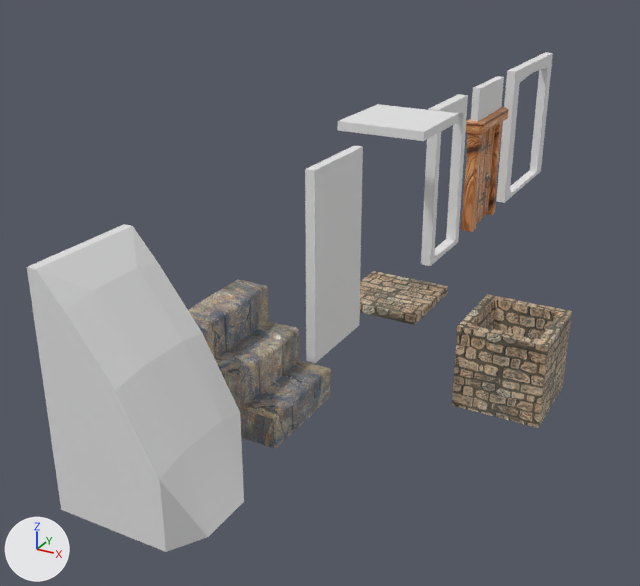
Renders of the COLLADA model Resources/Collada/Scenery/ModularDungeon/Assets.dae from each side of a commit.
Both versions are drawn from a camera (50 mm lens) standing at (7.82, -17.83, 8.49) and looking at (-1.72, -0.48, -0.19). The axes (+X, +Y, +Z) are drawn at lower left. The lights are the same throughout. Where no turn or scale is listed for an object, it has been applied to the vertices.

Before the edit, the objects in view are built like this:
```python
me_dn_door_1_wall = bpy.data.meshes.new('Dn_Door_1_Wall')
me_dn_door_1_wall.from_pydata(...)  # a box spanning x -0.1..0.1, y -1.0..1.0, z 3.06..4.0
me_dn_door_1_wall.materials.append(mat_material_wall)  # its picture is missing
me_dn_landslide_1 = bpy.data.meshes.new('Dn_Landslide_1')
me_dn_landslide_1.from_pydata(...)  # 40 vertices, 76 faces; spans x -1.0..1.34, y -1.0..1.0, z 0.0..4.0
me_dn_landslide_1.materials.append(mat_material_landslide)  # its picture is missing
me_dn_wall_1 = bpy.data.meshes.new('Dn_Wall_1')
me_dn_wall_1.from_pydata(...)  # a box spanning x -0.1..0.1, y -1.0..1.0, z 0.0..4.0
me_dn_wall_1.materials.append(mat_material_base)  # its picture is missing
ob_dn_door_1_wall = bpy.data.objects.new('Dn_Door_1_Wall', me_dn_door_1_wall)
ob_dn_door_1_wall.location = (0.0, 6.0, 0.0)
ob_dn_landslide_1 = bpy.data.objects.new('Dn_Landslide_1', me_dn_landslide_1)
ob_dn_landslide_1.location = (0.0, -9.0, 0.0)
ob_dn_wall_1 = bpy.data.objects.new('Dn_Wall_1', me_dn_wall_1)
ob_dn_wall_1.location = (0.0, -3.0, 0.0)
# also in view: 'Dn_Door_1' at (0.0, 6.0, 1.4); 'Dn_Trap_1' at (3.0, 0.0, -1.0); 'Dn_Floor_1' at (0.0, 0.0, -0.1); 'Dn_Door_3' at (0.0, 10.0, 2.0); 'Dn_Stairs_1' at (0.01, -6.0, 1.0)
```
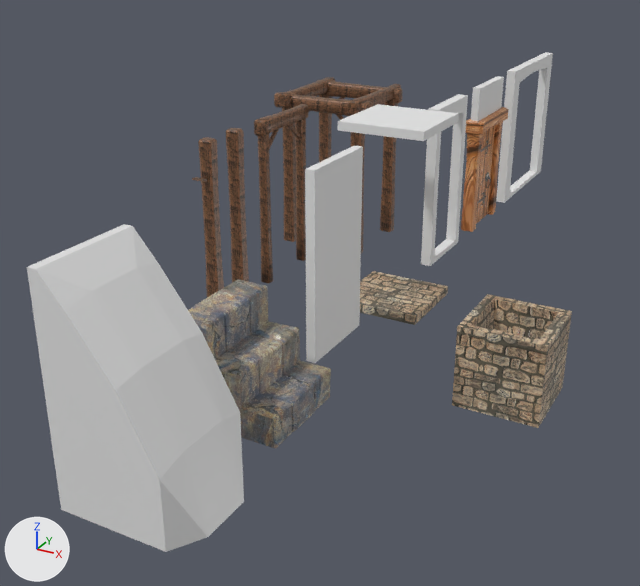
Pixel boxes [x1, y1, x2, y2] of what changed, in the pictures (640 x 586 px):
'Dn_Beam_3', added (brown)
    after: [274, 77, 403, 253]
'Dn_Beam_1', added (brown)
    after: [254, 104, 308, 283]
'Dn_Beam_4', added (brown)
    after: [192, 137, 224, 297]
'Dn_Beam_2', added (brown)
    after: [226, 128, 249, 283]

The change, as a diff of the scene's bpy script:
```diff
--- a/Resources/Collada/Scenery/ModularDungeon/Assets.dae.py
+++ b/Resources/Collada/Scenery/ModularDungeon/Assets.dae.py
@@ img_bark_d_dds @@
+img_bark_d_dds = load_image('bark_d.dds', 'bark_d.dds', 512, 512, 'sRGB')
@@ mat_material_beam @@
+mat_material_beam = principled_material('Material_Beam')
+mat_material_beam.texture = img_bark_d_dds
+mat_material_beam.roughness = 0.4
@@ me_dn_beam_4 @@
+me_dn_beam_4.from_pydata(...)  # 104 vertices, 200 faces; spans x -0.17..0.16, y -0.59..0.13, z -0.01..4.01
+me_dn_beam_4.materials.append(mat_material_beam)  # picture img_bark_d_dds
@@ me_dn_beam_3 @@
+me_dn_beam_3.from_pydata(...)  # 992 vertices, 1920 faces; spans x -1.39..1.35, y -1.33..1.35, z -0.01..4.06
+me_dn_beam_3.materials.append(mat_material_beam)  # picture img_bark_d_dds
@@ me_dn_beam_2 @@
+me_dn_beam_2.from_pydata(...)  # 56 vertices, 108 faces; spans x -0.17..0.16, y -0.15..0.13, z -0.01..4.01
+me_dn_beam_2.materials.append(mat_material_beam)  # picture img_bark_d_dds
@@ me_dn_beam_1 @@
+me_dn_beam_1.from_pydata(...)  # 304 vertices, 588 faces; spans x -0.14..0.14, y -1.05..1.06, z 0.0..4.01
+me_dn_beam_1.materials.append(mat_material_beam)  # picture img_bark_d_dds
@@ ob_dn_beam_4 @@
+ob_dn_beam_4 = bpy.data.objects.new('Dn_Beam_4', me_dn_beam_4)
+ob_dn_beam_4.location = (-3.0, -3.0, 0.0)
@@ ob_dn_beam_3 @@
+ob_dn_beam_3 = bpy.data.objects.new('Dn_Beam_3', me_dn_beam_3)
+ob_dn_beam_3.location = (-3.0, 3.0, 0.0)
@@ ob_dn_beam_2 @@
+ob_dn_beam_2 = bpy.data.objects.new('Dn_Beam_2', me_dn_beam_2)
+ob_dn_beam_2.location = (-3.0, -2.0, 0.0)
@@ ob_dn_beam_1 @@
+ob_dn_beam_1 = bpy.data.objects.new('Dn_Beam_1', me_dn_beam_1)
+ob_dn_beam_1.location = (-3.0, 0.0, 0.0)
```
